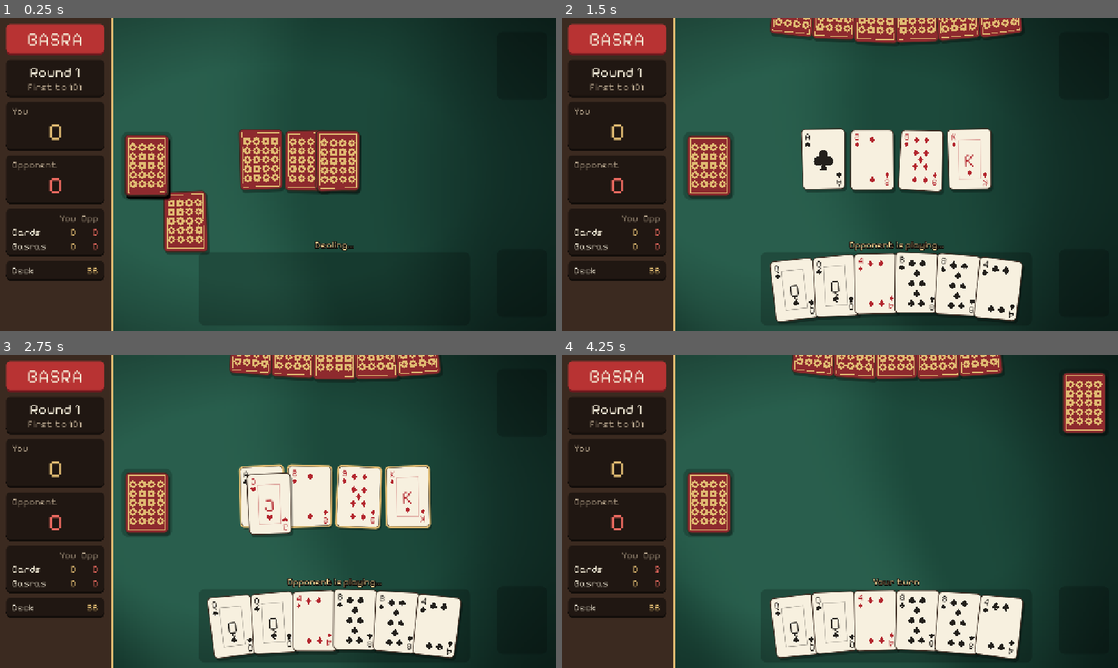
Above: before the commit, frames 1-4 (two rows, left to right).
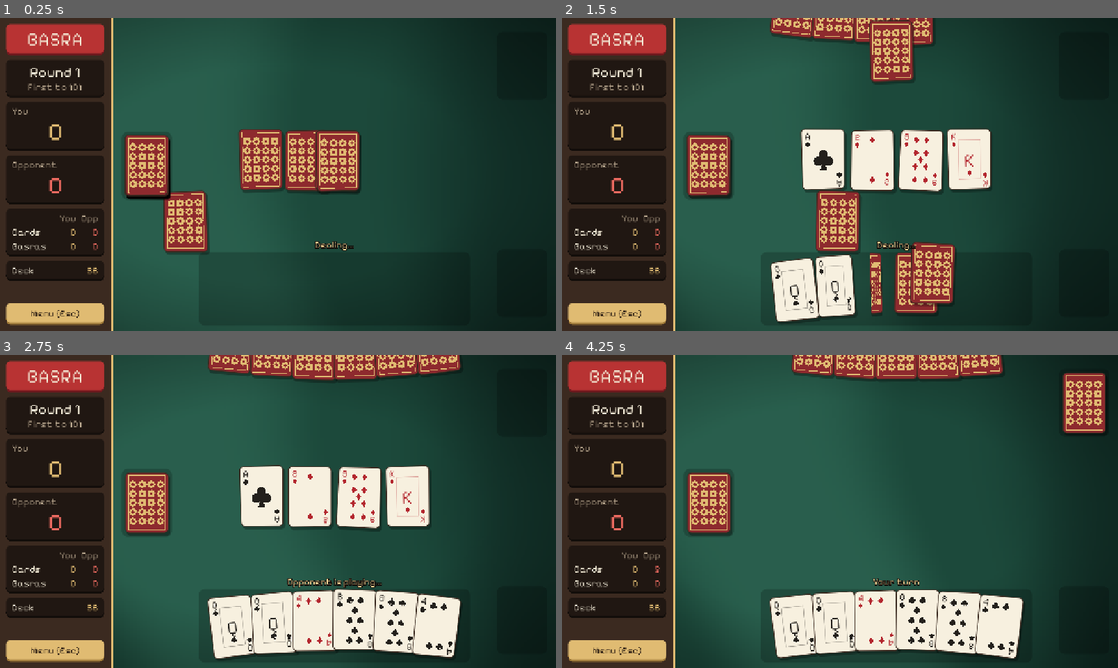
Above: after the commit, the same moments.

Repository: jongomezdev/basra
Game: Godot game, scene res://scenes/main.tscn
Two runs of this game, one before a commit and one after it. Both use one fixed random seed, a clock stepped at 60 frames per second and the inputs below.
Inputs (mouse positions are in pixels of both pictures, inside the frame that each line leads up to):
- Up to frame 1 (0.25 s): no input
- Up to frame 2 (1.5 s): click (617, 315) at 0.5 s, where only the run after the commit has a clickable "Menu (Esc)"; click (840, 121) at 1.25 s, where only the run after the commit has a clickable "Resume"
- Up to frame 3 (2.75 s): tap Enter at 2 s; drag from (144, 502) to (333, 442) at 2.02 s
- Up to frame 4 (4.25 s): drag from (823, 495) to (812, 574) at 2.77 s; move the mouse to (1084, 401) at 3.52 s; click (1084, 401) at 3.67 s

The runs differ from the first frame. In frame 1, 1.2% of the frame differs, in the area x 1-19%, y 91-99%; in frame 2, 12%, in the area x 1-83%, y 0-99%; in frame 3, 5.4%; in frame 4, 2.3%.

Commit message:
Add a pause menu with rules, scoring and sound settings
Esc or the new Menu button pauses the game (AI timers included) and
offers Resume, Rules, Scoring, Sound on/off (saved between sessions),
New game with a confirm step, and Quit on desktop. Starting a new match
mid-animation waits for the next safe point so nothing from the old
match touches the new one. Also turns off the font's "fi" ligature,
which rendered like an "A".

Co-Authored-By: Claude Opus 5.5 <noreply@anthropic.com>

Diff:
--- a/assets/fonts/pixel_font.tres
+++ b/assets/fonts/pixel_font.tres
@@ -7,3 +7,6 @@
 variation_opentype = {
 2003265652: 400
 }
+opentype_features = {
+1818847073: 0
+}
--- a/scenes/main.tscn
+++ b/scenes/main.tscn
@@ -232,6 +232,16 @@
 theme_override_colors/font_color = Color(0.878, 0.733, 0.447, 1)
 theme_override_font_sizes/font_size = 22
 text = "0"
+
+[node name="Spacer" type="Control" parent="Side/Margin/Rows"]
+layout_mode = 2
+size_flags_vertical = 3
+
+[node name="MenuButton" type="Button" parent="Side/Margin/Rows"]
+unique_name_in_owner = true
+layout_mode = 2
+focus_mode = 0
+text = "Menu (Esc)"
 
 [node name="StatusLabel" type="Label" parent="."]
 unique_name_in_owner = true
--- a/scripts/ui/main.gd
+++ b/scripts/ui/main.gd
@@ -20,6 +20,8 @@
 const CAPTURE_PAUSE := 0.5
 const OPPONENT_THINK_TIME := 0.8
 const SHAKE_DECAY := 7.0
+## How much faster the old match plays out while a new one is waiting to start.
+const RESTART_TIME_SCALE := 8.0
 
 const REVEAL_CARD_STRIDE := 106.0
 const REVEAL_FAST_FACTOR := 0.1
@@ -45,6 +47,10 @@
 var _shake := 0.0
 var _revealing := false
 var _reveal_fast := false
+## Set when a new match was asked for mid-animation; it starts at the next
+## safe point (a turn change or the end of a round).
+var _restart_pending := false
+var _pause_menu: PauseMenu
 
 @onready var _board: Control = %Board
 @onready var _your_score: Label = %YourScore
@@ -61,6 +67,7 @@
 @onready var _overlay_title: Label = %OverlayTitle
 @onready var _overlay_grid: GridContainer = %OverlayGrid
 @onready var _overlay_button: Button = %OverlayButton
+@onready var _menu_button: Button = %MenuButton
 
 
 func _ready() -> void:
@@ -74,6 +81,10 @@
 		_pile_views.append(_make_static_back())
 	_board.resized.connect(_on_board_resized)
 	_overlay_button.pressed.connect(_on_overlay_button_pressed)
+	_pause_menu = PauseMenu.new()
+	add_child(_pause_menu)
+	_pause_menu.new_match_confirmed.connect(_request_new_match)
+	_menu_button.pressed.connect(_pause_menu.open)
 	_start_match()
 
 
@@ -91,6 +102,8 @@
 
 
 func _start_match() -> void:
+	_restart_pending = false
+	Engine.time_scale = 1.0
 	game = BasraGame.new()
 	game.start_match(2, randi())
 	_begin_round()
@@ -113,7 +126,21 @@
 	_next_turn()
 
 
+## Starts a new match now if nothing is animating, otherwise fast-forwards to
+## the next safe point so no animation is left touching the old match.
+func _request_new_match() -> void:
+	if not busy or _overlay.visible:
+		_start_match()
+		return
+	_restart_pending = true
+	_status.text = "Starting a new match…"
+	Engine.time_scale = RESTART_TIME_SCALE
+
+
 func _next_turn() -> void:
+	if _restart_pending:
+		_start_match()
+		return
 	if game.phase != BasraGame.Phase.PLAYING:
 		return
 	if game.current_player == HUMAN:
@@ -124,7 +151,7 @@
 
 	_status.text = "Opponent is playing…"
 	busy = true
-	await get_tree().create_timer(OPPONENT_THINK_TIME).timeout
+	await get_tree().create_timer(OPPONENT_THINK_TIME, false).timeout
 	_play(OPPONENT, BasraAI.choose_card(game.hands[OPPONENT], game.table))
 
 
@@ -342,7 +369,7 @@
 	_show_banner("Basra!  +%d" % BasraRules.BASRA_POINTS)
 	_sfx.play("thud", 1.0, -4.0)
 	for i in 3:
-		get_tree().create_timer(i * 0.09).timeout.connect(_sfx.play.bind("tick", 1.0 + i * 0.25))
+		get_tree().create_timer(i * 0.09, false).timeout.connect(_sfx.play.bind("tick", 1.0 + i * 0.25))
 
 
 func _burst(at: Vector2) -> void:
@@ -568,6 +595,9 @@
 
 
 func _show_round_summary() -> void:
+	if _restart_pending:
+		_start_match()
+		return
 	for child in _overlay_grid.get_children():
 		_overlay_grid.remove_child(child)
 		child.queue_free()
@@ -645,4 +675,4 @@
 
 
 func _wait(seconds: float) -> void:
-	await get_tree().create_timer(seconds).timeout
+	await get_tree().create_timer(seconds, false).timeout
--- /dev/null
+++ b/scripts/ui/pause_menu.gd
@@ -0,0 +1,246 @@
+class_name PauseMenu
+extends Control
+## Pause menu: freezes the game while open and runs even while the tree is
+## paused. Pages: main buttons, rules, scoring cheat sheet, new-game confirm.
+
+signal new_match_confirmed
+
+const SETTINGS_PATH := "user://settings.cfg"
+const PANEL_WIDTH := 600.0
+const RULES_HEIGHT := 400.0
+const BRASS := Color("f5d78c")
+
+const RULES_TEXT := """[color=#f5d78c]Goal[/color]
+Capture cards to score points. The first to reach 101 points at the end of a round wins the match.
+
+[color=#f5d78c]The deal[/color]
+Four cards go face up on the table and each player gets six. When both hands are empty, everyone gets six more (no new table cards) until the deck runs out.
+
+[color=#f5d78c]Your turn[/color]
+Play one card from your hand:
+- Match: it takes every table card of the same rank.
+- Add up: a number card also takes groups of table cards that add up to its value. Aces count as 1, so an 8 can take a 2 and a 6.
+- Queens and kings only take matching queens and kings.
+- Jacks and the 7 of diamonds sweep the whole table.
+- If it takes nothing, it stays on the table.
+
+A card always takes everything it can. Hover over a card to see what it will take.
+
+[color=#f5d78c]Basra[/color]
+Take the only card on the table by matching it, and you score a Basra worth 10 points. Sweeping with a jack or the 7 of diamonds never counts as a Basra.
+
+[color=#f5d78c]End of a round[/color]
+Whoever captured last takes the cards left on the table. Then the round is scored (see Scoring). If both sides pass 101, the higher score wins. An exact tie plays another round."""
+
+const SCORING_ROWS := [
+	["10 of diamonds", "3"],
+	["2 of clubs", "2"],
+	["Each ace", "1"],
+	["Each jack", "1"],
+	["Most cards captured", "3"],
+	["Each Basra", "10"],
+]
+
+var _muted := false
+var _pages: Array[Control] = []
+var _main_page: VBoxContainer
+var _rules_page: VBoxContainer
+var _scoring_page: VBoxContainer
+var _confirm_page: VBoxContainer
+var _title: Label
+var _resume_button: Button
+var _sound_button: Button
+
+
+func _init() -> void:
+	process_mode = Node.PROCESS_MODE_ALWAYS
+	set_anchors_preset(Control.PRESET_FULL_RECT)
+	z_index = 40
+	visible = false
+
+
+func _ready() -> void:
+	var dim := ColorRect.new()
+	dim.color = Color(0, 0, 0, 0.62)
+	dim.set_anchors_preset(Control.PRESET_FULL_RECT)
+	add_child(dim)
+
+	var center := CenterContainer.new()
+	center.set_anchors_preset(Control.PRESET_FULL_RECT)
+	add_child(center)
+	var panel := PanelContainer.new()
+	panel.custom_minimum_size.x = PANEL_WIDTH
+	center.add_child(panel)
+	var rows := VBoxContainer.new()
+	rows.add_theme_constant_override("separation", 18)
+	panel.add_child(rows)
+
+	_title = Label.new()
+	_title.horizontal_alignment = HORIZONTAL_ALIGNMENT_CENTER
+	_title.add_theme_font_size_override("font_size", 44)
+	_title.add_theme_color_override("font_color", BRASS)
+	rows.add_child(_title)
+
+	_main_page = _build_main_page()
+	_rules_page = _build_rules_page()
+	_scoring_page = _build_scoring_page()
+	_confirm_page = _build_confirm_page()
+	for page: Control in [_main_page, _rules_page, _scoring_page, _confirm_page]:
+		rows.add_child(page)
+		_pages.append(page)
+
+	_load_settings()
+
+
+func _input(event: InputEvent) -> void:
+	if not event.is_action_pressed("ui_cancel"):
+		return
+	get_viewport().set_input_as_handled()
+	if not visible:
+		open()
+	elif _main_page.visible:
+		resume()
+	else:
+		_show_page(_main_page, "Paused", _resume_button)
+
+
+func open() -> void:
+	get_tree().paused = true
+	show()
+	_show_page(_main_page, "Paused", _resume_button)
+
+
+func resume() -> void:
+	hide()
+	get_tree().paused = false
+
+
+# --- Pages --------------------------------------------------------------------
+
+func _build_main_page() -> VBoxContainer:
+	var page := _page()
+	_resume_button = _button(page, "Resume", resume)
+	_button(page, "Rules", func() -> void: _show_page(_rules_page, "Rules"))
+	_button(page, "Scoring", func() -> void: _show_page(_scoring_page, "Scoring"))
+	_sound_button = _button(page, "", _toggle_sound)
+	_button(page, "New game", func() -> void: _show_page(_confirm_page, "New game?"))
+	# A web or mobile build can't close its own window, so only desktop gets Quit.
+	if not OS.has_feature("web") and not OS.has_feature("mobile"):
+		_button(page, "Quit", func() -> void: get_tree().quit())
+	return page
+
+
+func _build_rules_page() -> VBoxContainer:
+	var page := _page()
+	var scroll := ScrollContainer.new()
+	scroll.custom_minimum_size = Vector2(PANEL_WIDTH - 36, RULES_HEIGHT)
+	scroll.horizontal_scroll_mode = ScrollContainer.SCROLL_MODE_DISABLED
+	page.add_child(scroll)
+	var text := RichTextLabel.new()
+	text.bbcode_enabled = true
+	text.fit_content = true
+	text.scroll_active = false
+	text.autowrap_mode = TextServer.AUTOWRAP_WORD_SMART
+	text.size_flags_horizontal = Control.SIZE_EXPAND_FILL
+	text.add_theme_constant_override("line_separation", 4)
+	text.text = RULES_TEXT
+	scroll.add_child(text)
+	_back_button(page)
+	return page
+
+
+func _build_scoring_page() -> VBoxContainer:
+	var page := _page()
+	var grid := GridContainer.new()
+	grid.columns = 2
+	grid.add_theme_constant_override("v_separation", 10)
+	page.add_child(grid)
+	for row: Array in SCORING_ROWS:
+		var name_label := Label.new()
+		name_label.text = row[0]
+		name_label.size_flags_horizontal = Control.SIZE_EXPAND_FILL
+		grid.add_child(name_label)
+		var points := Label.new()
+		points.text = row[1]
+		points.horizontal_alignment = HORIZONTAL_ALIGNMENT_RIGHT
+		points.add_theme_color_override("font_color", BRASS)
+		grid.add_child(points)
+	var note := Label.new()
+	note.text = "No one gets the most-cards bonus if it's a tie."
+	note.autowrap_mode = TextServer.AUTOWRAP_WORD_SMART
+	note.custom_minimum_size.x = PANEL_WIDTH - 36
+	note.add_theme_color_override("font_color", Color("bfad94"))
+	page.add_child(note)
+	_back_button(page)
+	return page
+
+
+func _build_confirm_page() -> VBoxContainer:
+	var page := _page()
+	var message := Label.new()
+	message.text = "Start a new match? The current score will be lost."
+	message.autowrap_mode = TextServer.AUTOWRAP_WORD_SMART
+	message.horizontal_alignment = HORIZONTAL_ALIGNMENT_CENTER
+	message.custom_minimum_size.x = PANEL_WIDTH - 36
+	page.add_child(message)
+	_button(page, "Start new match", func() -> void:
+		resume()
+		new_match_confirmed.emit())
+	_back_button(page, "Cancel")
+	return page
+
+
+func _page() -> VBoxContainer:
+	var page := VBoxContainer.new()
+	page.add_theme_constant_override("separation", 12)
+	return page
+
+
+func _button(page: Control, text: String, action: Callable) -> Button:
+	var button := Button.new()
+	button.text = text
+	button.custom_minimum_size.x = 300
+	button.size_flags_horizontal = Control.SIZE_SHRINK_CENTER
+	button.pressed.connect(action)
+	page.add_child(button)
+	return button
+
+
+func _back_button(page: Control, text: String = "Back") -> void:
+	_button(page, text, func() -> void: _show_page(_main_page, "Paused", _resume_button))
+
+
+func _show_page(page: Control, title: String, focus: Button = null) -> void:
+	_title.text = title
+	for other in _pages:
+		other.visible = other == page
+	var target := focus
+	if target == null:
+		for child in page.get_children():
+			if child is Button:
+				target = child
+	if target:
+		target.grab_focus()
+
+
+# --- Settings -----------------------------------------------------------------
+
+func _toggle_sound() -> void:
+	_muted = not _muted
+	_apply_sound()
+	var config := ConfigFile.new()
+	config.load(SETTINGS_PATH)
+	config.set_value("audio", "muted", _muted)
+	config.save(SETTINGS_PATH)
+
+
+func _load_settings() -> void:
+	var config := ConfigFile.new()
+	if config.load(SETTINGS_PATH) == OK:
+		_muted = config.get_value("audio", "muted", false)
+	_apply_sound()
+
+
+func _apply_sound() -> void:
+	AudioServer.set_bus_mute(AudioServer.get_bus_index("Master"), _muted)
+	_sound_button.text = "Sound: Off" if _muted else "Sound: On"
Not shown, added: scripts/ui/pause_menu.gd.uid
